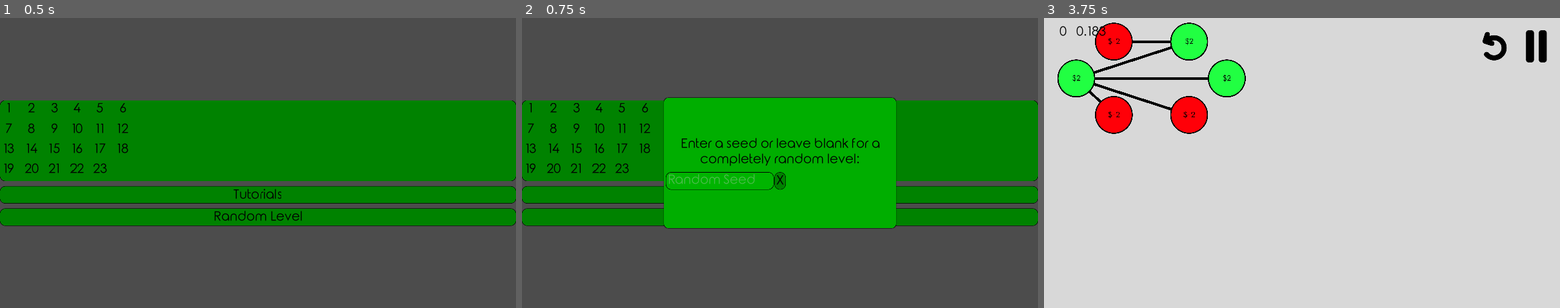
Above: before the commit, frames 1-3 (left to right).
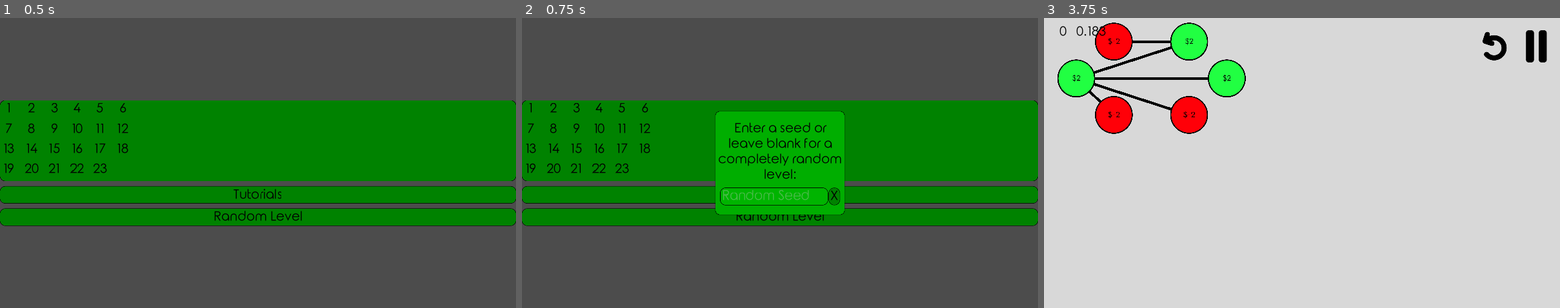
Above: after the commit, the same moments.

Repository: Inglo-Games/dollar-shuffle
Game: Godot game, scene res://scenes/lvl_menu.tscn
Two runs of this game, one before a commit and one after it. Both use one fixed random seed, a clock stepped at 60 frames per second and the inputs below. This scene is started directly instead of the project's main scene.
Inputs:
- Up to frame 1 (0.5 s): no input
- Up to frame 2 (0.75 s): click "Random Level" at 0.5 s
- Up to frame 3 (3.75 s): click "Random Level" at 1.25 s; click "Random Level" at 2 s; click "Tutorials" at 2.75 s; click "X" at 3.5 s

Frame 1 is identical in both runs. In frame 2, 13% of the frame differs, in the area x 27-73%, y 27-73%; in frame 3, nothing differs.

Commit message:
Fixing alignment in rand popup

Diff:
--- a/scenes/rand_popup.tscn
+++ b/scenes/rand_popup.tscn
@@ -2,7 +2,7 @@
 
 [ext_resource path="res://scripts/rand_popup.gd" type="Script" id=1]
 
-[node name="base" type="PopupPanel" index="0"]
+[node name="base" type="PopupPanel"]
 
 anchor_left = 0.0
 anchor_top = 0.0
@@ -78,8 +78,8 @@
 mouse_default_cursor_shape = 0
 size_flags_horizontal = 1
 size_flags_vertical = 1
-alignment = 0
-_sections_unfolded = [ "Anchor", "Margin", "Theme", "custom_constants" ]
+alignment = 1
+_sections_unfolded = [ "Anchor", "Grow Direction", "Margin", "Rect", "Theme", "custom_constants" ]
 
 [node name="edit" type="LineEdit" parent="vbox/hbox" index="0"]
 
@@ -110,9 +110,11 @@
 
 anchor_left = 0.0
 anchor_top = 0.0
-anchor_right = 1.0
-anchor_bottom = 1.0
+anchor_right = 0.0
+anchor_bottom = 0.0
 margin_left = 404.0
+margin_right = 445.0
+margin_bottom = 62.0
 rect_pivot_offset = Vector2( 0, 0 )
 rect_clip_content = false
 focus_mode = 2
--- a/scripts/level_menu.gd
+++ b/scripts/level_menu.gd
@@ -42,4 +42,4 @@
 	# Create a popup to let user enter seed or not
 	var popup = RandPopup.instance()
 	add_child(popup)
-	popup.popup_centered_ratio(0.45)
+	popup.popup_centered_ratio(0.25)
